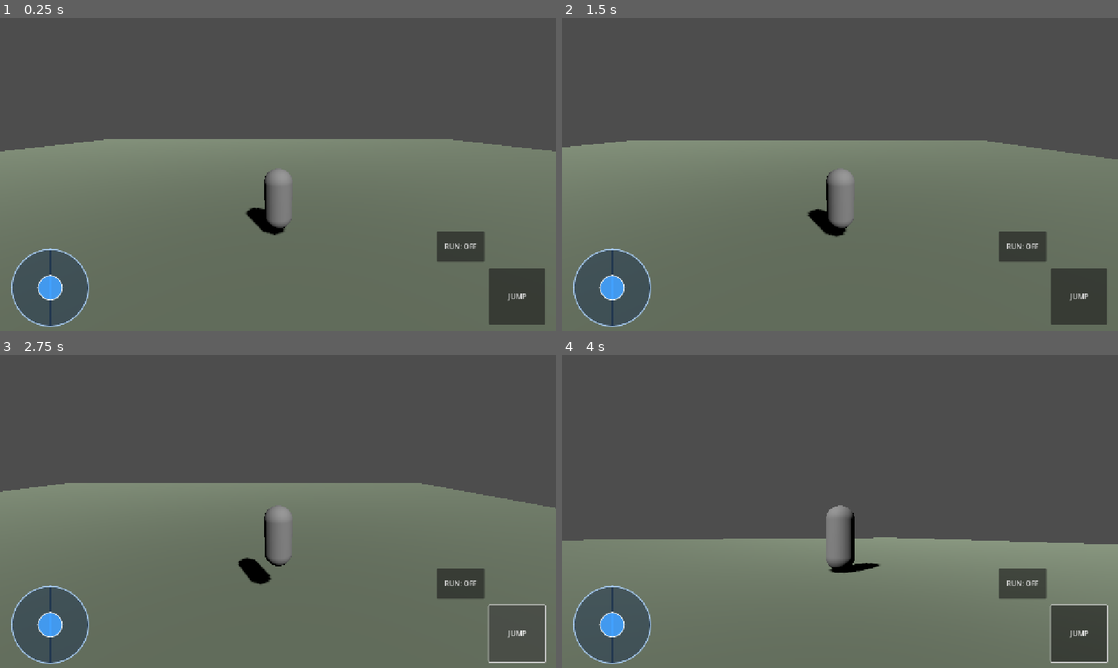
Above: before the commit, frames 1-4 (two rows, left to right).
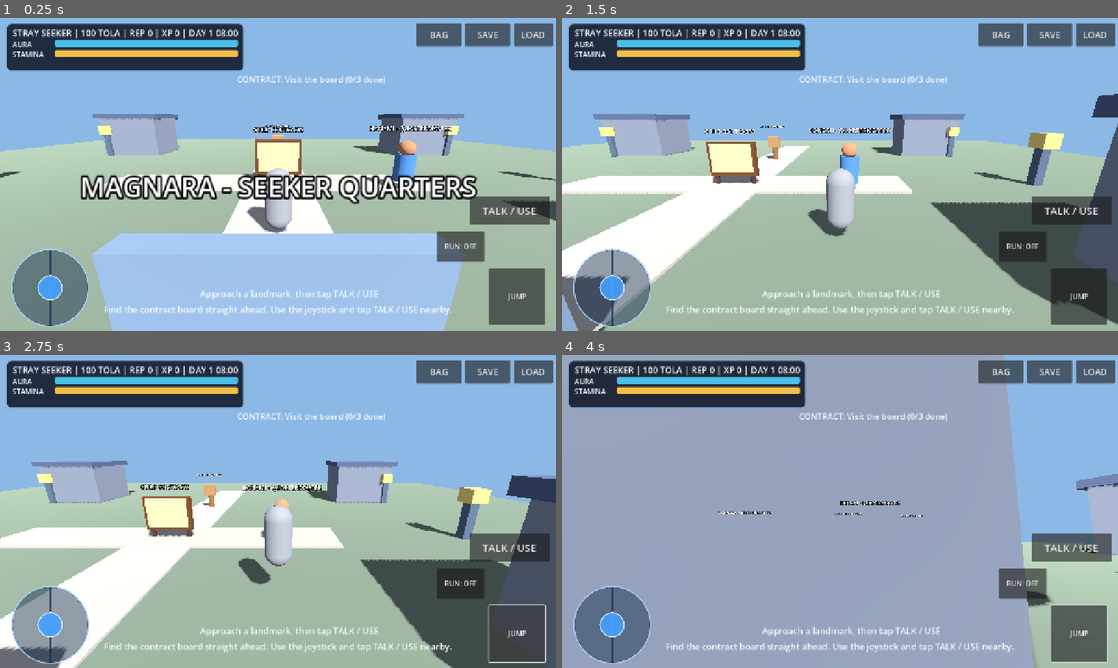
Above: after the commit, the same moments.

Repository: Hazeues12/Seeker-s-Codex-Game
Game: Godot game, scene res://scenes/main.tscn
The game is run twice, just before and just after one commit, with the same random seed, the same clock (stepped at 60 frames per second) and the same inputs.
Inputs (mouse positions are in pixels of both pictures, inside the frame that each line leads up to):
- Up to frame 1 (0.25 s): no input
- Up to frame 2 (1.5 s): tap Enter (ui_accept) at 0.5, 0.77 s; move the mouse to (962, 158) at 0.52 s; hold Right (ui_right) 0.53-1.25 s; hold Shift 0.53-1.25 s; click (962, 158) at 0.67 s; drag from (728, 190) to (812, 237) at 1.27 s
- Up to frame 3 (2.75 s): click "JUMP" at 2 s
- Up to frame 4 (4 s): move the mouse to (895, 442) at 2.77 s; hold Right (ui_right) 2.78-3.5 s; hold Shift 2.78-3.5 s; drag from (812, 574) to (673, 464) at 3.52 s

The runs differ from the first frame. In frame 1, 98% of the frame differs, in the area x 0-100%, y 0-100%; in frame 2, 96%; in frame 3, 95%; in frame 4, 99%.

Commit message:
V0.33 fix deferred Seeker hub initialization

Diff:
--- a/systems/hub_manager.gd
+++ b/systems/hub_manager.gd
@@ -48,6 +48,14 @@
 
 func _ready() -> void:
     add_to_group("hub_manager")
+    # Main scene is still constructing children. Initialize afterward.
+    set_process(false)
+    call_deferred("_finish_setup")
+
+
+func _finish_setup() -> void:
+    if not is_inside_tree():
+        return
     player = get_parent().get_node("Player") as CharacterBody3D
     mobile = get_tree().get_first_node_in_group("mobile_controls") as Control
     _make_environment()
@@ -56,6 +64,7 @@
     _load_game(false)
     _update_plants()
     _refresh_status()
+    set_process(true)
 
 
 func _process(delta: float) -> void:
